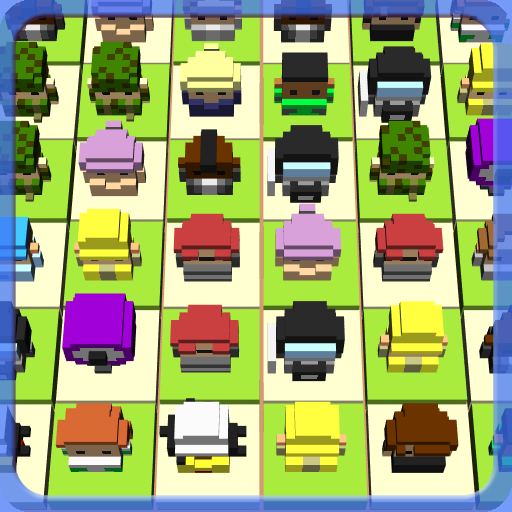
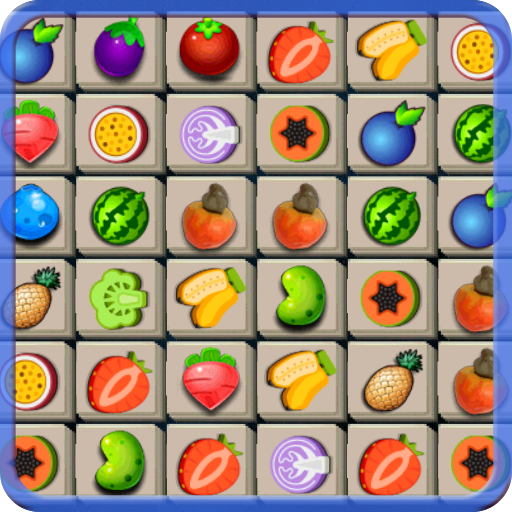
The second 512x512 image is a revision of the first. Changes to its layers:
painted on "Layer 12" over (0, 0, 512, 512)
renamed "Layer 10" to "Layer 13", painted on it over (0, 0, 512, 512)
